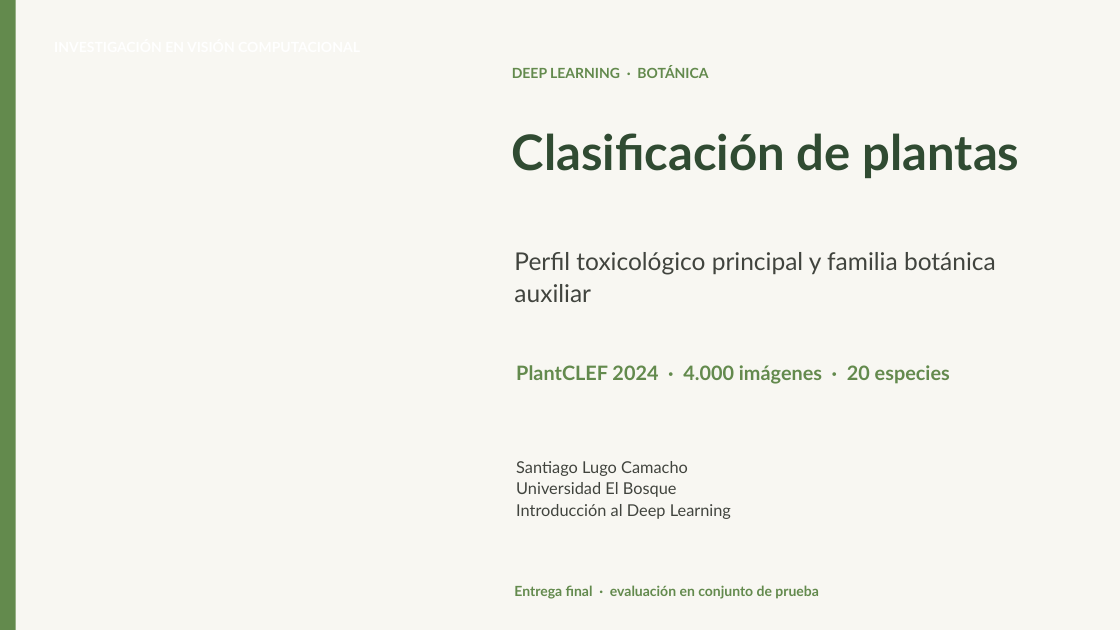
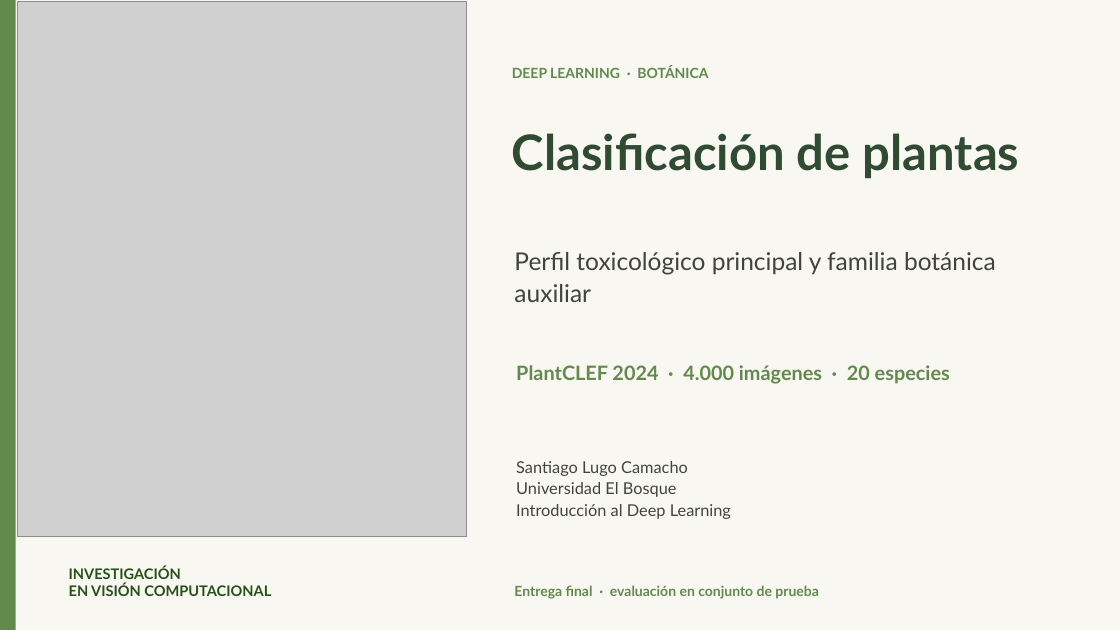
Before and after one commit to SantyLugo/Proyecto_Final_DL_Clasificador_Plantas, a slide deck: slide 1 of Presentacion_Final_PlantCLEF.pptx. Drawn at 1120x630 pixels with LibreOffice and Linux fonts; fonts in the diff are those of the drawing; grey boxes stand for pictures. Boxes give left, top, right and bottom in pixels: in the first picture for what was removed or moved away, otherwise in the second. Text is boxed around its words. In the diff, an @@ line names an element or a change of style, - is before the commit and + after.

Commit message:
update pptx compatibility

```diff
--- a/Presentacion_Final_PlantCLEF.pptx
+++ b/Presentacion_Final_PlantCLEF.pptx
@@ picture added at [17, 2, 466, 536] @@
@@ text added at [69, 566, 271, 596], 12.5 pt, text #265217, bold @@
+INVESTIGACIÓN
+EN VISIÓN COMPUTACIONAL
```
